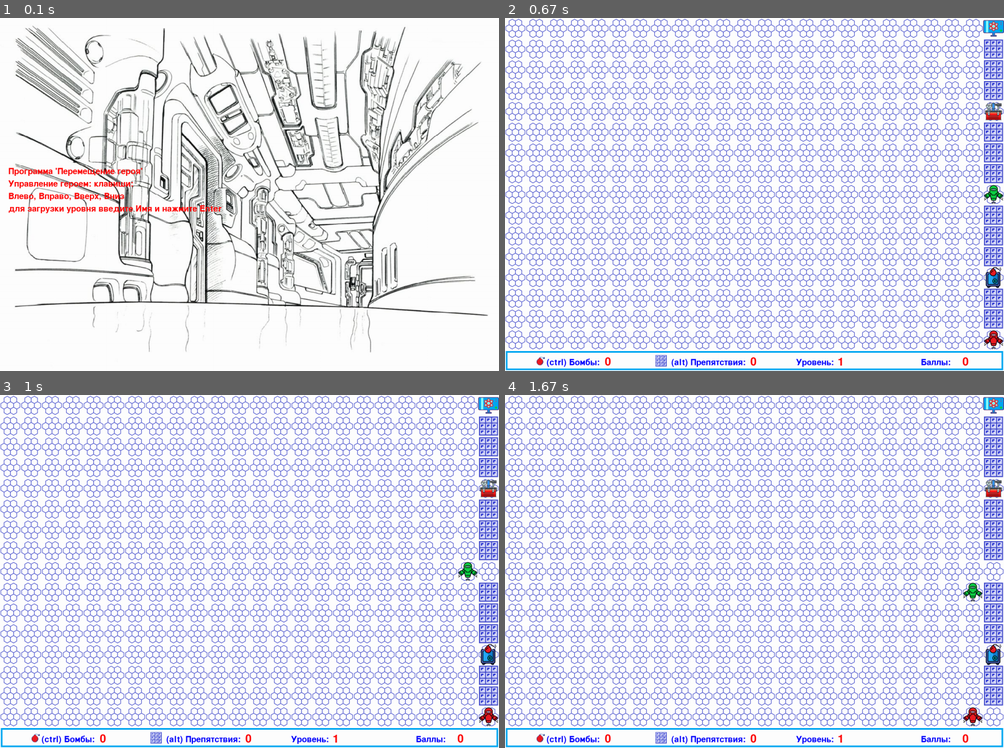
Above: before the commit, frames 1-4 (two rows, left to right).
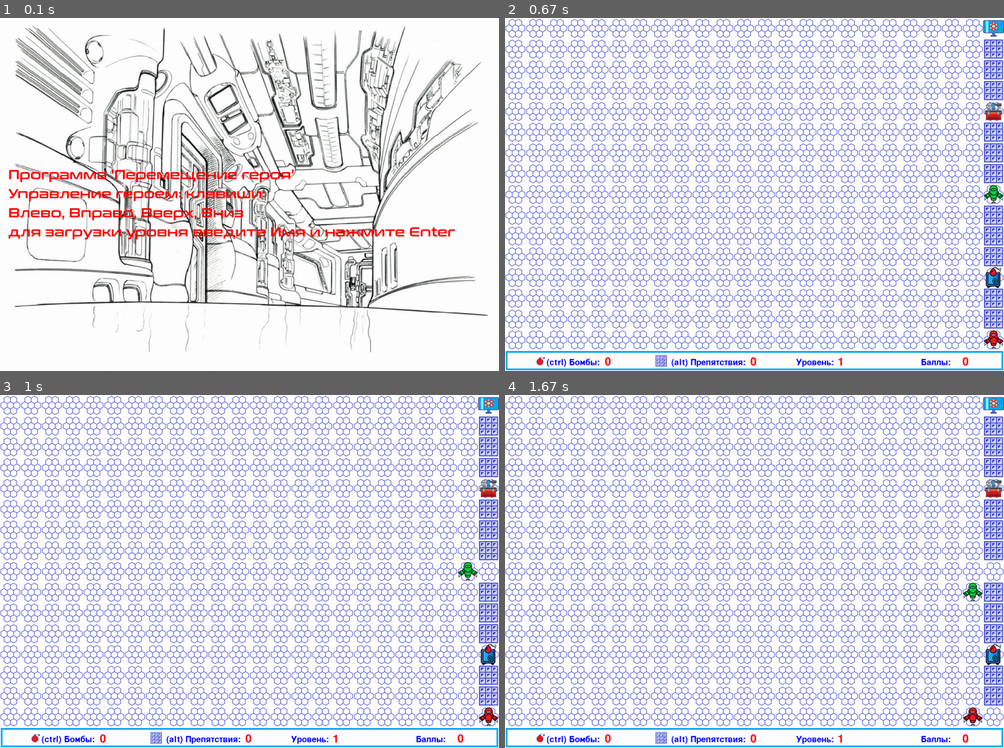
Above: after the commit, the same moments.

Repository: AVRasyuk/PyGameProject
Game: pygame game, started from main.py
Same seed, same stepped clock (60 frames per second), same inputs: the game is played once before the commit and once after it.
Inputs:
- Up to frame 1 (0.1 s): no input
- Up to frame 2 (0.67 s): tap Enter at 0.33 s
- Up to frame 3 (1 s): hold Left from 0.67 s (still down)
- Up to frame 4 (1.67 s): release Left at 1.2 s; hold Down 1.33-1.63 s

The runs differ from the first frame. In frame 1, 4.2% of the frame differs, in the area x 1-92%, y 42-63%; in frame 2, nothing differs; in frame 3, nothing differs; in frame 4, nothing differs.

Commit message:
подключен шрифт conthrax-sb.ttf

Diff:
--- a/main.py
+++ b/main.py
@@ -35,9 +35,7 @@
     pygame.mixer.music.play()
     need_input = True
     input_name_player = ''
-
-    font_player = pygame.font.Font(None, 50)
-
+    font_file_name = 'data\conthrax-sb.ttf'
     while True:
         pygame.display.set_caption('Космическая база.')
         intro_text = ["Программа 'Перемещение героя'",
@@ -47,7 +45,8 @@
                       ]
         fon = pygame.transform.scale(load_image('start_fon.jpg'), (width, height))
         screen.blit(fon, (0, 0))
-        font = pygame.font.Font(None, 30)
+
+        font = pygame.font.Font(font_file_name, 30)
         text_coord = 350
         for line in intro_text:
             string_rendered = font.render(line, 1, pygame.Color('red'))
@@ -57,7 +56,7 @@
             intro_rect.x = 20
             text_coord += intro_rect.height
             screen.blit(string_rendered, intro_rect)
-        font_player_name = pygame.font.Font(None, 70)
+        font_player_name = pygame.font.Font(font_file_name, 70)
         string_rendered1 = font_player_name.render(input_name_player, 1, pygame.Color('red'))
         intro_rect = string_rendered1.get_rect()
         text_coord = 500
@@ -105,8 +104,7 @@
     pygame.mixer.music.play()
     need_input = True
     input_name_player = ''
-
-    font_player = pygame.font.Font(None, 50)
+    font_file_name = 'data\conthrax-sb.ttf'
 
     with open("data\score.txt", encoding='utf-8') as r_file:
         # Создаем объект DictReader, указываем символ-разделитель ","
@@ -133,7 +131,7 @@
         pygame.display.set_caption('Космическая база. Рекорды')
         fon = pygame.transform.scale(load_image('end_fon.png'), (width, height))
         screen.blit(fon, (0, 0))
-        font = pygame.font.Font(None, 100)
+        font = pygame.font.Font(font_file_name, 50)
         text_coord = 250
         for line in list_for_table:
             str_text_name, str_text_score = str(line[0]), str(line[1])
Binary file added: data/conthrax-sb.ttf
